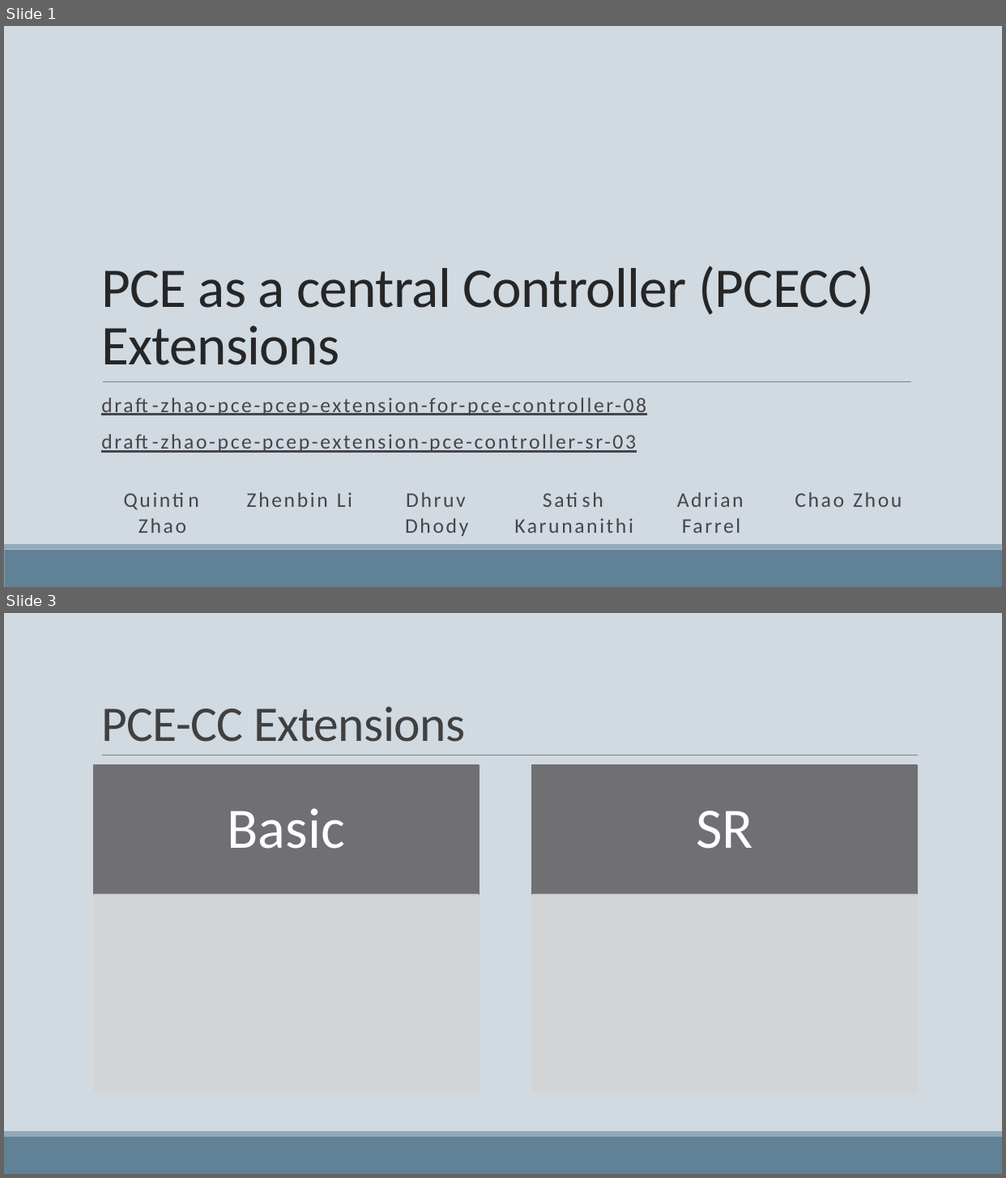
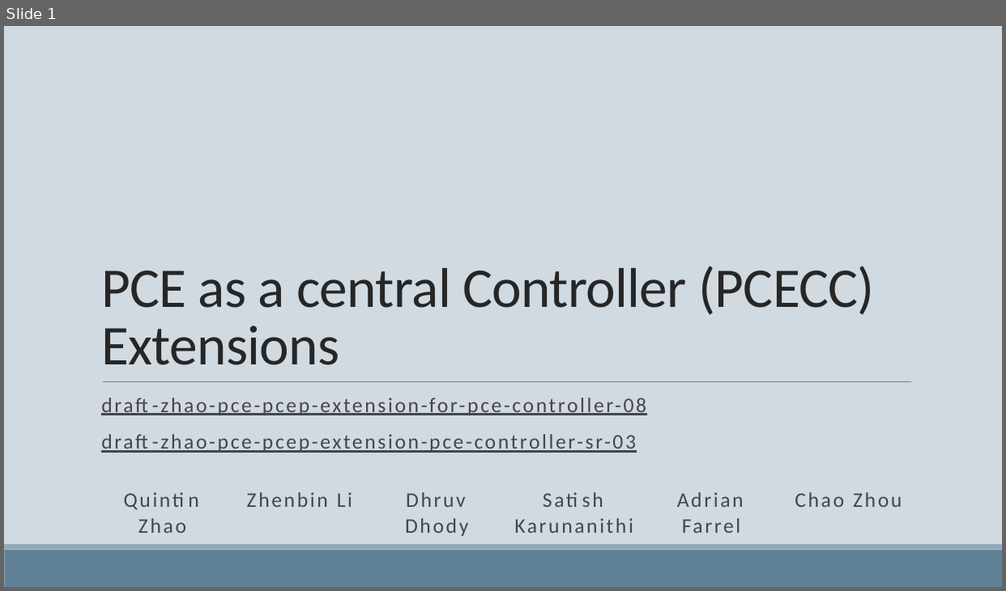
Before and after one commit to dhruvdhody-huawei/102, a slide deck: IETF 102 PCE WG PCECC.pptx. Shown one above the other, each under a label of ours: slides 1 and 3 before the commit, slide 1 after it; the slides between them are not shown. The pictures are 1006x1178 and 1006x591 pixels, drawn with LibreOffice and Linux fonts; fonts in the diff are those of the drawing. Boxes give left, top, right and bottom in pixels: in the first picture for what was removed or moved away, otherwise in the second. Text is boxed around its words. In the diff, an @@ line names an element or a change of style, - is before the commit and + after.

```diff
--- a/IETF 102 PCE WG PCECC.pptx
+++ b/IETF 102 PCE WG PCECC.pptx
@@ slide 3 removed at [4, 613, 1002, 1174], background #D1D9E1; not listed: 2 template elements that a slide beside it also shows @@
@@ title removed at [101, 706, 465, 742] @@
-PCE-CC Extensions
@@ line removed from (102, 756) to (918, 756) @@
@@ group removed at [94, 765, 918, 1093]: 4 rectangles, 2 texts @@
-Basic
-SR
```
Also in this commit, not shown: 1 slide changed, 15 slides added, 6 other slides removed.
